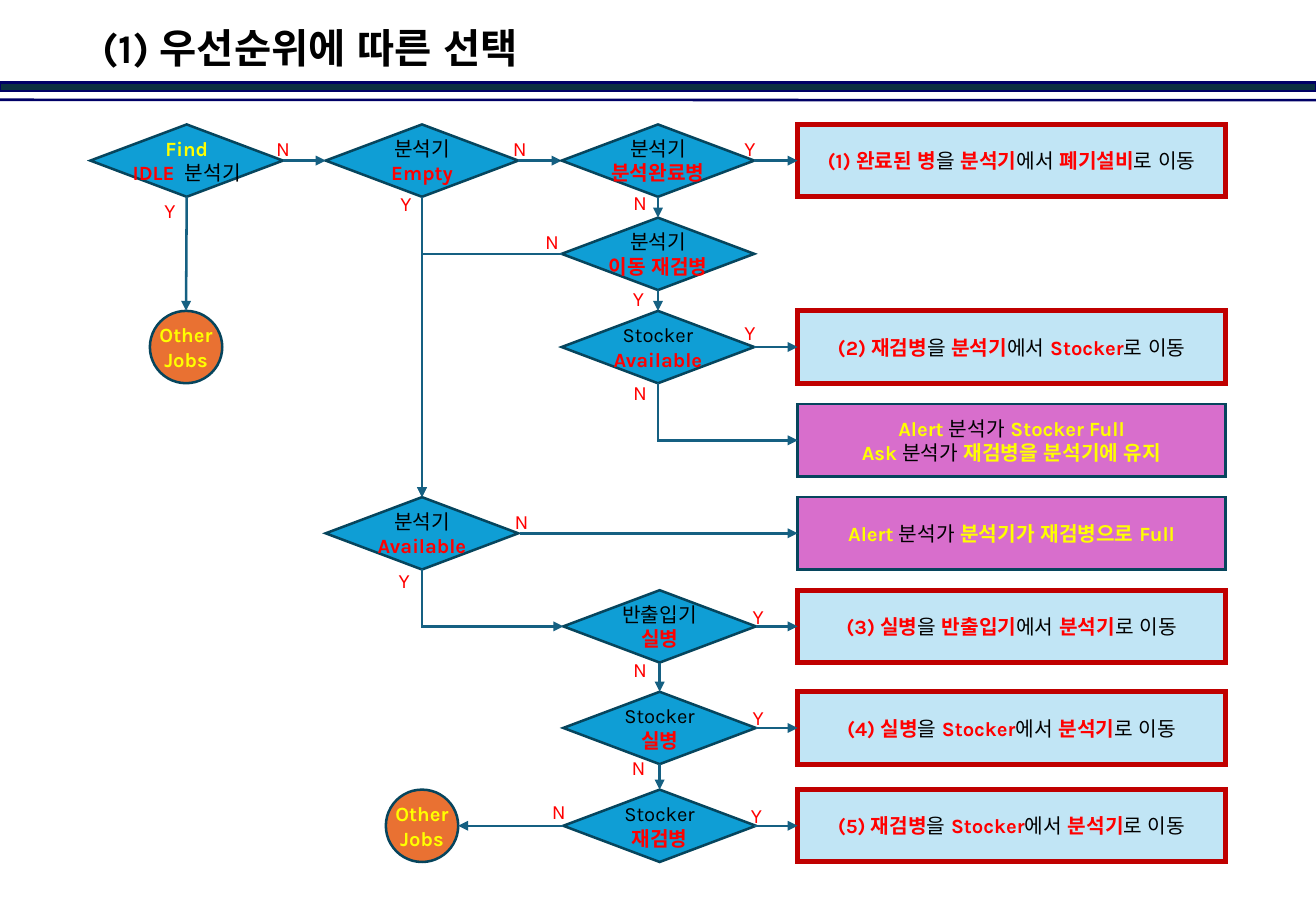
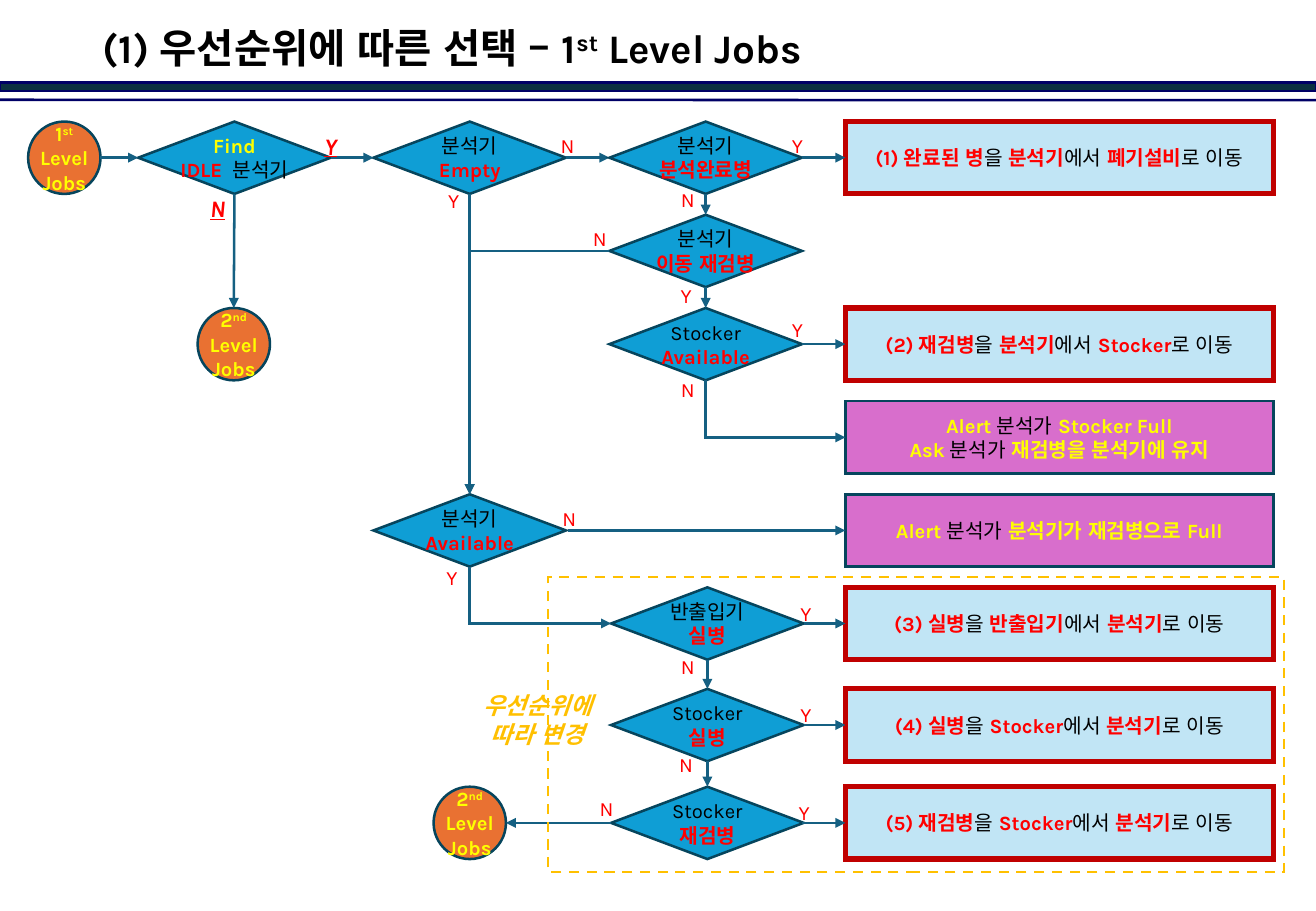
Before and after one commit to jinkabpark/SamickThk_Analysis, a slide deck: slide 2 of 허종원/Dispatcher in Action.pptx. Drawn at 1316x911 pixels with LibreOffice and Linux fonts; fonts in the diff are those of the drawing; background and template pictures are left out. Boxes give left, top, right and bottom in pixels: in the first picture for what was removed or moved away, otherwise in the second. Text is boxed around its words. In the diff, an @@ line names an element or a change of style, - is before the commit and + after.

```diff
--- a/허종원/Dispatcher in Action.pptx
+++ b/허종원/Dispatcher in Action.pptx
@@ title at [103, 29, 802, 68]: text changed @@
-(1) 우선순위에 따른 선택
+(1) 우선순위에 따른 선택 – 1st Level Jobs
@@ ellipse added at [28, 122, 101, 194], fill #E97132, outline #07455D 1.5 pt, 12 pt, text #FFFF00, bold @@
+1st
+Level
+Jobs
@@ text "Y" at [324, 139, 337, 161]: size 12 to 14 pt, bold on, italic on, underline on; vertical alignment top to middle @@
@@ text "Y": place and size @@
-text "Y" at [164, 205, 175, 218]
+text "Y" at [324, 139, 337, 161]
@@ arrow added from (101, 158) to (139, 158), #156082 1.5 pt @@
@@ text "N": place and size @@
-text "N" at [276, 143, 290, 162]
+text "N" at [210, 201, 225, 220]
@@ text "N" at [210, 201, 225, 220]: size 12 to 14 pt, bold on, italic on, underline on; vertical alignment top to middle @@
@@ 6 arrows, 5 texts, 3 diamonds, 1 elbow arrow: place and size @@
-6 arrows, 5 texts, 3 diamonds, 1 elbow arrow at [186, 191, 798, 863]
+6 arrows, 5 texts, 3 diamonds, 1 elbow arrow at [233, 189, 846, 860]
@@ 3 rectangles, 3 diamonds, 1 text, 1 arrow, 1 elbow arrow, 1 ellipse: place and size @@
-3 rectangles, 3 diamonds, 1 text, 1 arrow, 1 elbow arrow, 1 ellipse at [90, 124, 1226, 570]
+3 rectangles, 3 diamonds, 1 text, 1 arrow, 1 elbow arrow, 1 ellipse at [139, 122, 1273, 567]
@@ text in ellipse at [210, 338, 258, 382]: text changed @@
-Other
-Jobs
+2nd
+Level
+Jobs
@@ rectangle added at [548, 577, 1284, 872], outline #FFC000 1.5 pt dashed @@
@@ text added at [483, 689, 592, 745], 14 pt, text #FFC000, bold, italic @@
+우선순위에
+따라 변경
@@ 6 texts, 5 arrows, 2 diamonds: place and size @@
-6 texts, 5 arrows, 2 diamonds at [326, 124, 798, 829]
+6 texts, 5 arrows, 2 diamonds at [373, 122, 846, 826]
@@ 4 rectangles, 4 texts, 3 arrows, 1 diamond, 1 elbow arrow, 1 ellipse: place and size @@
-4 rectangles, 4 texts, 3 arrows, 1 diamond, 1 elbow arrow, 1 ellipse at [386, 197, 1226, 863]
+4 rectangles, 4 texts, 3 arrows, 1 diamond, 1 elbow arrow, 1 ellipse at [434, 194, 1273, 860]
@@ text in ellipse at [446, 816, 494, 860]: text changed @@
-Other
-Jobs
+2nd
+Level
+Jobs
```
Also in this commit, not shown: 1 other slide changed, 2 slides added.
